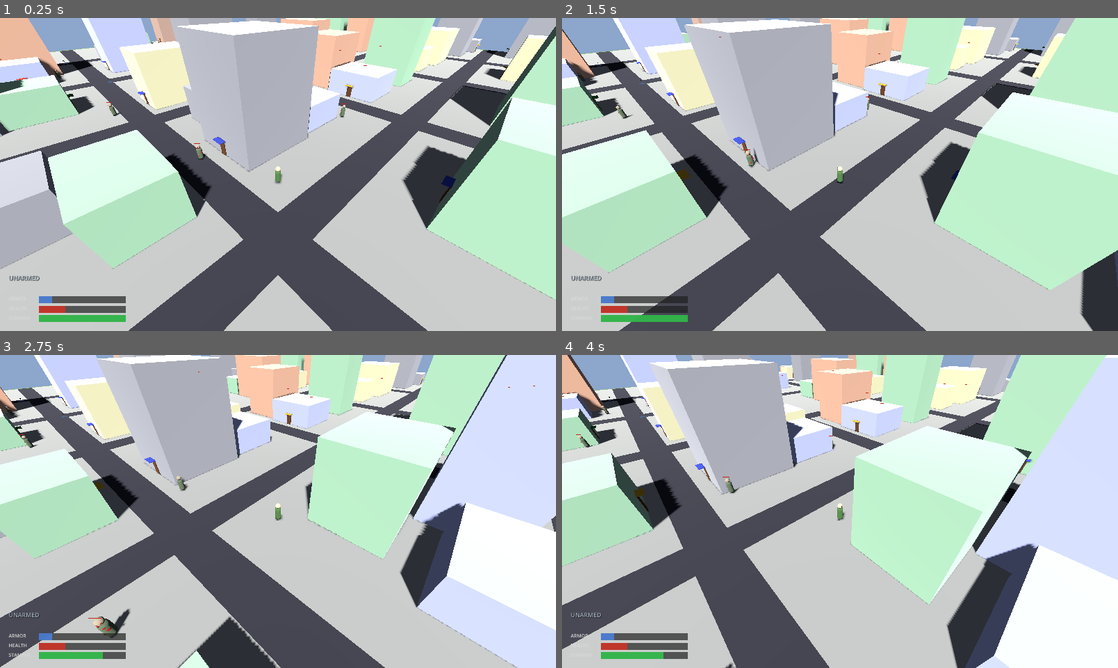
Above: before the commit, frames 1-4 (two rows, left to right).
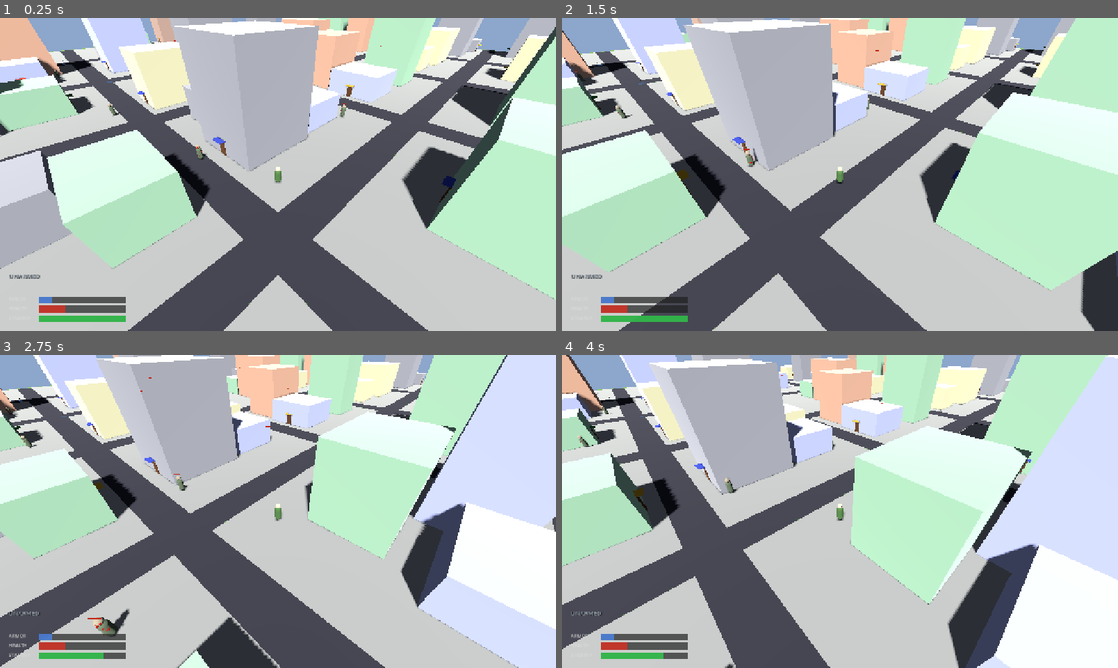
Above: after the commit, the same moments.

Repository: shaoqian2001/vibe-zombie
Game: Godot game, scene res://scenes/Main.tscn
The game is run twice, just before and just after one commit, with the same random seed, the same clock (stepped at 60 frames per second) and the same inputs.
Inputs (mouse positions are in pixels of both pictures, inside the frame that each line leads up to):
- Up to frame 1 (0.25 s): no input
- Up to frame 2 (1.5 s): move the mouse to (962, 158) at 0.52 s; hold D (move_right) 0.53-1.28 s; hold F (interact) 0.53-1.28 s; move the mouse to (728, 190) at 1.27 s; hold S (move_backward) from 1.28 s (still down); click (728, 190) at 1.35 s
- Up to frame 3 (2.75 s): move the mouse to (333, 442) at 2.02 s; release S (move_backward) at 2.03 s; hold D (move_right) from 2.03 s (still down); hold Shift (sprint) from 2.03 s (still down)
- Up to frame 4 (4 s): move the mouse to (812, 574) at 2.77 s; release D (move_right) at 2.78 s; release Shift (sprint) at 2.78 s; hold W (move_forward) 2.78-3.53 s; tap 1 (weapon_1) at 2.85 s; move the mouse to (1006, 558) at 3.52 s; hold A (move_left) from 3.53 s (still down); hold 2 (weapon_2) from 3.53 s (still down)

The runs differ from the first frame. In frame 1, 2.1% of the frame differs, in the area x 0-100%, y 0-100%; in frame 2, 2.0%; in frame 3, 2.3%; in frame 4, 2.2%.

Commit message:
Make all UI scale properly with any screen resolution
- Set window/stretch/mode="canvas_items" in project.godot so all 2D/UI
  content scales proportionally from the 1280x720 base resolution to
  any window size (1920x1080, 2560x1440, 4K, etc.)
- Rewrote HUD (hud.gd) to use anchor-based positioning: bars are pinned
  to the bottom-left corner via a Control anchored at (0, 1). All child
  positions are negative Y offsets from the bottom edge, so the HUD
  stays in the correct corner regardless of resolution.
- Removed hardcoded viewport_h=720 dependency from HUD layout.
- Inventory, game manual, and prompt label already used anchors/containers
  (PRESET_FULL_RECT, CenterContainer, SIZE_EXPAND_FILL) so they scale
  correctly with canvas_items mode.
- Enemy HP bars are 3D billboard meshes — not affected by screen
  resolution, scale naturally with camera distance.

https://claude.ai/code/session_016qm4EvvEUs7PowHK6sgWGV

Diff:
--- a/project.godot
+++ b/project.godot
@@ -20,6 +20,7 @@
 
 window/size/viewport_width=1280
 window/size/viewport_height=720
+window/stretch/mode="canvas_items"
 window/stretch/aspect="expand"
 
 [input]
--- a/scripts/hud.gd
+++ b/scripts/hud.gd
@@ -1,6 +1,7 @@
 extends CanvasLayer
 
 ## Bottom-left HUD showing Armor, Health, and Stamina bars + ammo counter above.
+## All positioning uses anchors so the HUD stays bottom-left at any resolution.
 
 var _armor_fill: ColorRect
 var _health_fill: ColorRect
@@ -17,11 +18,11 @@
 var stamina: float = 40.0
 var max_stamina: float = 100.0
 
+# Sizing (in virtual-viewport units — scales automatically with canvas_items stretch)
 const BAR_WIDTH := 200.0
 const BAR_HEIGHT := 16.0
 const BAR_GAP := 6.0
-const MARGIN_LEFT := 20.0
-const MARGIN_BOTTOM := 20.0
+const MARGIN := 20.0
 const LABEL_WIDTH := 70.0
 
 const ARMOR_COLOR := Color(0.30, 0.50, 0.85, 0.9)
@@ -65,82 +66,94 @@
 		_ammo_label.add_theme_color_override("font_color", Color(0.9, 0.7, 0.2, 1.0))
 
 func _build_hud() -> void:
+	# Full-rect container (mouse-transparent)
 	_container = Control.new()
 	_container.name = "HUDContainer"
 	_container.set_anchors_preset(Control.PRESET_FULL_RECT)
 	_container.mouse_filter = Control.MOUSE_FILTER_IGNORE
 	add_child(_container)
 
-	var viewport_h := 720.0  # match project viewport height
+	# Anchor wrapper pinned to bottom-left
+	var anchor := Control.new()
+	anchor.name = "BottomLeftAnchor"
+	anchor.set_anchor(SIDE_LEFT, 0.0)
+	anchor.set_anchor(SIDE_BOTTOM, 1.0)
+	anchor.set_anchor(SIDE_RIGHT, 0.0)
+	anchor.set_anchor(SIDE_TOP, 1.0)
+	anchor.mouse_filter = Control.MOUSE_FILTER_IGNORE
+	_container.add_child(anchor)
 
-	# Bars from top to bottom: Armor, Health, Stamina
 	var bar_data := [
 		{"label": "ARMOR", "color": ARMOR_COLOR},
 		{"label": "HEALTH", "color": HEALTH_COLOR},
 		{"label": "STAMINA", "color": STAMINA_COLOR},
 	]
 
-	var total_height := bar_data.size() * BAR_HEIGHT + (bar_data.size() - 1) * BAR_GAP
-	var start_y := viewport_h - MARGIN_BOTTOM - total_height
+	var total_bars_height := bar_data.size() * BAR_HEIGHT + (bar_data.size() - 1) * BAR_GAP
+	var ammo_height := 24.0
+	var weapon_height := 24.0
+	var gap := 4.0
+	var total_height := total_bars_height + gap + ammo_height + gap + weapon_height
 
-	# Weapon name label above ammo
+	# Weapon name label (topmost)
 	_weapon_label = Label.new()
 	_weapon_label.name = "WeaponLabel"
 	_weapon_label.text = "UNARMED"
-	_weapon_label.position = Vector2(MARGIN_LEFT, start_y - 52)
-	_weapon_label.size = Vector2(LABEL_WIDTH + BAR_WIDTH, 24)
+	_weapon_label.position = Vector2(MARGIN, -MARGIN - total_height)
+	_weapon_label.size = Vector2(LABEL_WIDTH + BAR_WIDTH, weapon_height)
 	_weapon_label.add_theme_font_size_override("font_size", 14)
 	_weapon_label.add_theme_color_override("font_color", Color(0.7, 0.75, 0.8, 0.9))
 	_weapon_label.add_theme_color_override("font_shadow_color", Color(0, 0, 0, 0.7))
 	_weapon_label.add_theme_constant_override("shadow_offset_x", 1)
 	_weapon_label.add_theme_constant_override("shadow_offset_y", 1)
 	_weapon_label.mouse_filter = Control.MOUSE_FILTER_IGNORE
-	_container.add_child(_weapon_label)
+	anchor.add_child(_weapon_label)
 
-	# Ammo counter above the bars
+	# Ammo counter
 	_ammo_label = Label.new()
 	_ammo_label.name = "AmmoLabel"
 	_ammo_label.text = ""
-	_ammo_label.position = Vector2(MARGIN_LEFT, start_y - 28)
-	_ammo_label.size = Vector2(LABEL_WIDTH + BAR_WIDTH, 24)
+	_ammo_label.position = Vector2(MARGIN, -MARGIN - total_bars_height - gap - ammo_height)
+	_ammo_label.size = Vector2(LABEL_WIDTH + BAR_WIDTH, ammo_height)
 	_ammo_label.add_theme_font_size_override("font_size", 16)
 	_ammo_label.add_theme_color_override("font_color", Color(0.9, 0.85, 0.7, 1.0))
 	_ammo_label.add_theme_color_override("font_shadow_color", Color(0, 0, 0, 0.7))
 	_ammo_label.add_theme_constant_override("shadow_offset_x", 1)
 	_ammo_label.add_theme_constant_override("shadow_offset_y", 1)
 	_ammo_label.mouse_filter = Control.MOUSE_FILTER_IGNORE
-	_container.add_child(_ammo_label)
+	anchor.add_child(_ammo_label)
 
+	# Bars
 	var fills := []
 	for i in range(bar_data.size()):
 		var data = bar_data[i]
-		var y_pos := start_y + i * (BAR_HEIGHT + BAR_GAP)
+		var y_pos := -MARGIN - total_bars_height + i * (BAR_HEIGHT + BAR_GAP)
 
 		# Label
 		var label := Label.new()
 		label.text = data["label"]
-		label.position = Vector2(MARGIN_LEFT, y_pos - 2)
+		label.position = Vector2(MARGIN, y_pos - 2)
 		label.size = Vector2(LABEL_WIDTH, BAR_HEIGHT)
 		label.add_theme_font_size_override("font_size", 11)
 		label.add_theme_color_override("font_color", Color(0.85, 0.85, 0.85, 0.95))
 		label.mouse_filter = Control.MOUSE_FILTER_IGNORE
-		_container.add_child(label)
+		anchor.add_child(label)
 
 		# Background bar
 		var bg := ColorRect.new()
 		bg.color = BG_COLOR
-		bg.position = Vector2(MARGIN_LEFT + LABEL_WIDTH, y_pos)
+		bg.position = Vector2(MARGIN + LABEL_WIDTH, y_pos)
 		bg.size = Vector2(BAR_WIDTH, BAR_HEIGHT)
 		bg.mouse_filter = Control.MOUSE_FILTER_IGNORE
-		_container.add_child(bg)
+		anchor.add_child(bg)
 
 		# Fill bar
 		var fill := ColorRect.new()
 		fill.color = data["color"]
-		fill.position = Vector2(MARGIN_LEFT + LABEL_WIDTH, y_pos)
+		fill.position = Vector2(MARGIN + LABEL_WIDTH, y_pos)
 		fill.size = Vector2(BAR_WIDTH, BAR_HEIGHT)
 		fill.mouse_filter = Control.MOUSE_FILTER_IGNORE
-		_container.add_child(fill)
+		anchor.add_child(fill)
 
 		fills.append(fill)
 
